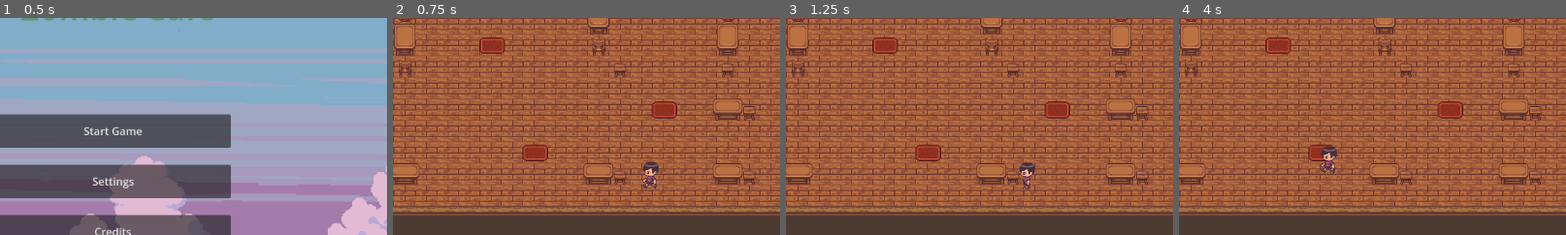
Above: before the commit, frames 1-4 (left to right).
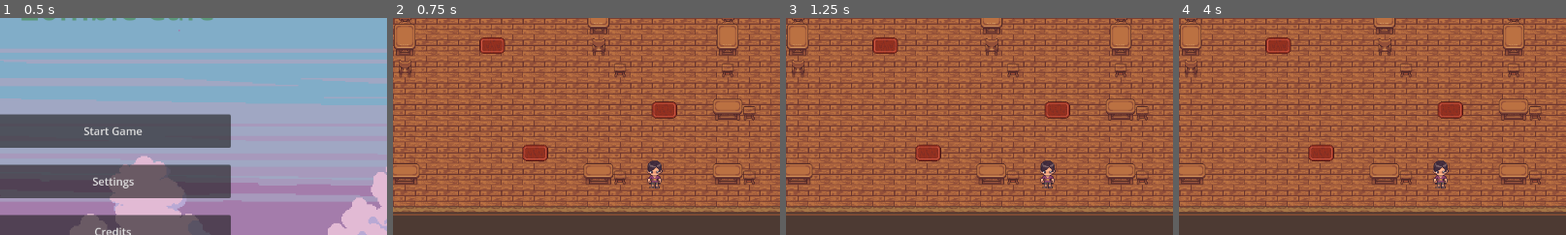
Above: after the commit, the same moments.

Repository: ratgaw/ZombieCafe
Game: Godot game, scene res://Scenes/main_menu.tscn
The game is run twice, just before and just after one commit, with the same random seed, the same clock (stepped at 60 frames per second) and the same inputs.
Inputs:
- Up to frame 1 (0.5 s): no input
- Up to frame 2 (0.75 s): click "Start Game" at 0.5 s
- Up to frame 3 (1.25 s): no input
- Up to frame 4 (4 s): tap Enter at 1.25 s; tap Space at 2 s
The pictures show only the part of the screen within x 35-85%, y 32-82%; the shares and areas given below are measured in that part.

Frame 1 is identical in both runs. In frame 2, 0.4% of the frame differs, in the area x 64-70%, y 65-79%; in frame 3, 0.7%; in frame 4, 0.8%, in the area x 36-70%, y 59-79%.
Error before the commit: Invalid call. Nonexistent function 'new' in base 'Nil'. (res://Scripts/cafe_game_screen.gd:21)
Error after the commit: Invalid call. Nonexistent function 'new' in base 'Nil'. (res://Scripts/NPC_Pathfinding.gd:8)

Commit message:
Navigation Modulization
Continued working on new movement system by adding another script to handle grid creation and updating for pathfinding and started code for pathfinding inside of peasant script.

Diff:
--- a/Main_Menu/Scenes/peasant_1.tscn
+++ b/Main_Menu/Scenes/peasant_1.tscn
@@ -315,6 +315,7 @@
 [node name="Peasant1" type="CharacterBody2D"]
 motion_mode = 1
 script = ExtResource("1_8dytm")
+speed = null
 
 [node name="Animations" type="AnimatedSprite2D" parent="."]
 sprite_frames = SubResource("SpriteFrames_ywo1y")
--- a/Main_Menu/Scripts/Globals.gd
+++ b/Main_Menu/Scripts/Globals.gd
@@ -1,11 +1,15 @@
 extends Node
 
-#declaring variables to be used over multiple scenes
+#Volume control variables
 var master_bus = AudioServer.get_bus_index("Master")
 var music_volume = 0.5
+var unmute = true
+
+#Screen tracking
 var last_scene = "res://Scenes/main_menu.tscn"
-var unmute = true
+
+#NPC pathfinding variables
 var order_pos = Vector2(-234, -67)
 var start_pos = Vector2(112, -198)
 var obstacles_pos: Array[Vector2i] = []
-var astar: AStarGrid2D
+var map_bounds: Rect2i
--- /dev/null
+++ b/Main_Menu/Scripts/NPC_Pathfinding.gd
@@ -0,0 +1,57 @@
+extends Node
+
+var astar: AStarGrid2D
+var npc_route: Array
+
+#Creates an empty pathfinding grid with the desired settings to be used and changed by NPC pathfinding functions
+func _ready() -> void:
+	astar.new()
+	astar.region = Globals.map_bounds
+	astar.cell_size = Vector2(32, 32)
+	astar.default_compute_heuristic = 1
+	astar.diagonal_mode = 1
+	astar.jumping_enabled = true
+	astar.update()
+
+#Finds size of map
+func find_map_bounds(tilemap: TileMapLayer) -> Rect2i:
+	var used_cells := tilemap.get_used_cells()
+	var min_x := INF
+	var min_y := INF
+	var max_x := -INF
+	var max_y := -INF
+
+	for cell in used_cells:
+		min_x = min(min_x, cell.x)
+		min_y = min(min_y, cell.y)
+		max_x = max(max_x, cell.x)
+		max_y = max(max_y, cell.y)
+
+	Globals.map_bounds = Rect2i(Vector2i(min_x, min_y), Vector2i(max_x - min_x + 1, max_y - min_y + 1))
+	return Globals.map_bounds
+
+#Scans all TileMapLayers of a scene to fully assemble the list of obstacles on the map
+func find_map_obs(floor: TileMapLayer, floor_prop: TileMapLayer, wall: TileMapLayer, wall_prop: TileMapLayer, ceiling: TileMapLayer) -> Array:
+	obs_value_scan_layer(floor)
+	obs_value_scan_layer(floor_prop)
+	obs_value_scan_layer(wall)
+	obs_value_scan_layer(wall_prop)
+	obs_value_scan_layer(ceiling)
+	return Globals.obstacles_pos
+
+#Updates pathfinding grid based on current map
+func update_map(map: Rect2i, obstacles: Array):
+	astar.region = map
+	for obs in obstacles:
+		astar.set_point_solid(obs, true)
+	astar.update()
+
+#Scans a TileMapLayer for every tile labeled as an obstacle and adds it to global list of obstacles
+func obs_value_scan_layer(tilemap: TileMapLayer) -> Array:
+	for tile in tilemap.get_used_cells():
+		var used_tile_data := tilemap.get_cell_tile_data(tile)
+		if used_tile_data == null:
+			pass
+		elif used_tile_data.get_custom_data("Obstacle"):
+			Globals.obstacles_pos.append(tile)
+	return Globals.obstacles_pos
--- a/Main_Menu/Scripts/cafe_game_screen.gd
+++ b/Main_Menu/Scripts/cafe_game_screen.gd
@@ -12,49 +12,7 @@
 @onready var map_bounds: Rect2i
 
 func _ready():
-	obs_value_scan_layer(floor_layer)
-	obs_value_scan_layer(floor_prop_layer)
-	obs_value_scan_layer(wall_layer)
-	obs_value_scan_layer(wall_ornament_layer)
-	obs_value_scan_layer(ceiling_layer)
-	find_map_bounds(floor_layer)
-	astar.new()
-	astar.region = map_bounds
-	astar.cell_size = Vector2(32, 32)
-	for obs in Globals.obstacles_pos:
-		astar.set_point_solid(obs, true)
-	astar.default_compute_heuristic = 1
-	astar.diagonal_mode = 1
-	astar.jumping_enabled = true
-	astar.update()
-
-#Scans a TileMapLayer for every tile labeled as an obstacle and adds it to global list of obstacles
-func obs_value_scan_layer(tilemap: TileMapLayer) -> Array:
-	for tile in tilemap.get_used_cells():
-		var used_tile_data := tilemap.get_cell_tile_data(tile)
-		if used_tile_data == null:
-			pass
-		elif used_tile_data.get_custom_data("Obstacle"):
-			Globals.obstacles_pos.append(tile)
-	print(Globals.obstacles_pos)
-	return Globals.obstacles_pos
-
-#Finds size of the map
-func find_map_bounds(tilemap: TileMapLayer) -> Rect2i:
-	var used_cells := tilemap.get_used_cells()
-	var min_x := INF
-	var min_y := INF
-	var max_x := -INF
-	var max_y := -INF
-
-	for cell in used_cells:
-		min_x = min(min_x, cell.x)
-		min_y = min(min_y, cell.y)
-		max_x = max(max_x, cell.x)
-		max_y = max(max_y, cell.y)
-
-	map_bounds = Rect2i(Vector2i(min_x, min_y), Vector2i(max_x - min_x + 1, max_y - min_y + 1))
-	return map_bounds
+	pass
 
 #Activates popup options menu
 func _input(menu_popup: InputEvent) -> void:
--- a/Main_Menu/Scripts/peasant_1.gd
+++ b/Main_Menu/Scripts/peasant_1.gd
@@ -3,36 +3,51 @@
 
 @onready var animations: AnimatedSprite2D = $Animations
 @onready var movement: NavigationAgent2D = $NavigationAgent2D
+@onready var pathfinding: Array
+
 signal Order_Taken (Order_Taken : bool)
 signal Order_Fulfilled (Order_Fufilled : bool)
 
 #speed for test player movement function
 @export var speed: float = 50.0
 
+
 func _ready():
-	set_move_to_target(Globals.order_pos)
+	setpath()
+	#set_move_to_target(Globals.order_pos)
 
 func _process(delta):
-	_movement(delta)
+	if pathfinding == null:
+		return
+	elif NpcPathfinding.astar.is_point_solid(pathfinding[0]):
+		setpath()
+	else:
 
-func _movement(delta):
+	#_movement(delta)
 
-	if movement.is_navigation_finished():
-		return
-	var mov_pos = movement.get_next_path_position()
-	var mov_dir = global_position.direction_to(mov_pos)
-	var smovement = mov_dir * speed * delta
+#func _movement(delta):
+	#if movement.is_navigation_finished():
+		#return
+	#var mov_pos = movement.get_next_path_position()
+	#var mov_dir = global_position.direction_to(mov_pos)
+	#var smovement = mov_dir * speed * delta
+	#
+	#if smovement.x < 0 && smovement.x < smovement.y:
+		#animations.animation = "Walk_Left"
+	#elif mov_dir.x > 0 && smovement.x > smovement.y:
+		#animations.animation = "Walk_Right"
+	#elif mov_dir.y < 0 && smovement.y < smovement.x:
+		#animations.animation = "Walk_Up"
+	#elif mov_dir.y > 0 && smovement.y > smovement.x:
+		#animations.animation = "Walk_Down"
+	#
+	#translate(smovement)
 
-	if smovement.x < 0 && smovement.x < smovement.y:
-		animations.animation = "Walk_Left"
-	elif mov_dir.x > 0 && smovement.x > smovement.y:
-		animations.animation = "Walk_Right"
-	elif mov_dir.y < 0 && smovement.y < smovement.x:
-		animations.animation = "Walk_Up"
-	elif mov_dir.y > 0 && smovement.y > smovement.x:
-		animations.animation = "Walk_Down"
+func new_movement():
+	var move_path = NpcPathfinding.astar.get_id_path(Globals.start_pos, Globals.order_pos, true)
 
-	translate(smovement)
+#func set_move_to_target(target : Vector2):
+	#movement.target_position = target
 
-func set_move_to_target(target : Vector2):
-	movement.target_position = target
+func setpath():
+	pathfinding = NpcPathfinding.astar.get_id_path(Globals.start_pos, Globals.order_pos, true)
--- a/Main_Menu/project.godot
+++ b/Main_Menu/project.godot
@@ -18,6 +18,7 @@
 [autoload]
 
 Globals="*res://Scripts/Globals.gd"
+NpcPathfinding="*res://Scripts/NPC_Pathfinding.gd"
 
 [dotnet]
 
Not shown, added: Main_Menu/Scripts/NPC_Pathfinding.gd.uid
